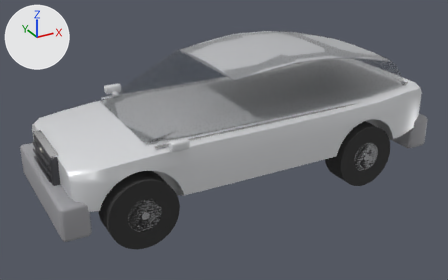
The Blender file maybach.blend: old version first, new version second.
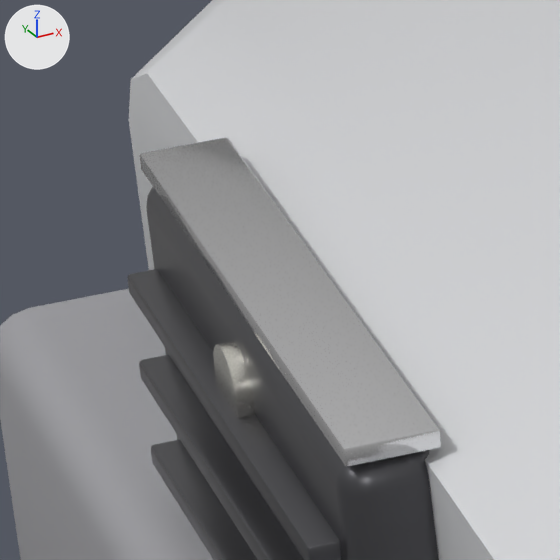
The first picture shows the older version from a 50 mm camera at (-3.81, -6.65, 3.93) aimed at (-0.17, -0.05, 0.63). The close-ups show the older and then the newer version on the part from 5% to 15% of the width and 42% to 59% of the height of that picture. Only the edits that show in the close-ups are written down. The axes (+X, +Y, +Z) are drawn at upper left. The lights are the same throughout.

Names of what the first close-up shows: 'body', 'bumper_front', 'grille', 'logo', 'trim'.
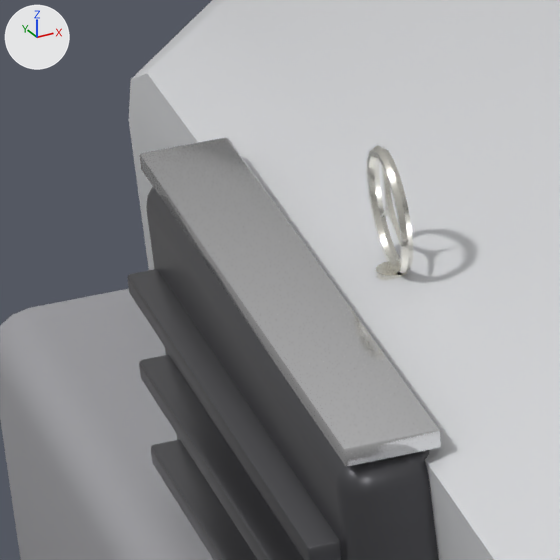
What differs and where, as boxes [x1, y1, x2, y2] in the close-ups (560 x 560 px):
'logo', reshaped, moved, turned
    before: [213, 341, 255, 418]
    after: [367, 145, 413, 280]
part 1 of me_logo, added
    after: [367, 145, 413, 280]
part 2 of me_logo, deleted
    before: [213, 341, 255, 418]

The change, as a list of edits to the scene's bpy script:
```text
Change me_logo:
    used by ob_logo; location = (-2.528, 0.0, 0.965); rotation_euler = (0.0, 1.571, 0.0), in degrees (0, 90, 0)
    remove me_logo.from_pydata(...)  # 48 vertices, 26 faces; spans x -0.045..0.045, y -0.045..0.045, z -0.008..0.008
    add me_logo.from_pydata(...)  # 172 vertices, 165 faces; spans x -2.38..-2.34, y -0.064..0.064, z 1.045..1.182
    me_logo part 1: 172 vertices added at x -2.38..-2.34, y -0.064..0.064, z 1.045..1.182
    me_logo part 2: 48 vertices removed from x -0.045..0.045, y -0.045..0.045, z -0.008..0.008
Change ob_logo:
    ob_logo.rotation_euler: (0.0, 1.571, 0.0) -> (0.0, 0.0, 0.0)  # degrees (0, 90, 0) -> degrees (0, 0, 0)
    ob_logo.location: (-2.528, 0.0, 0.965) -> (0.0, 0.0, 0.0)
```
